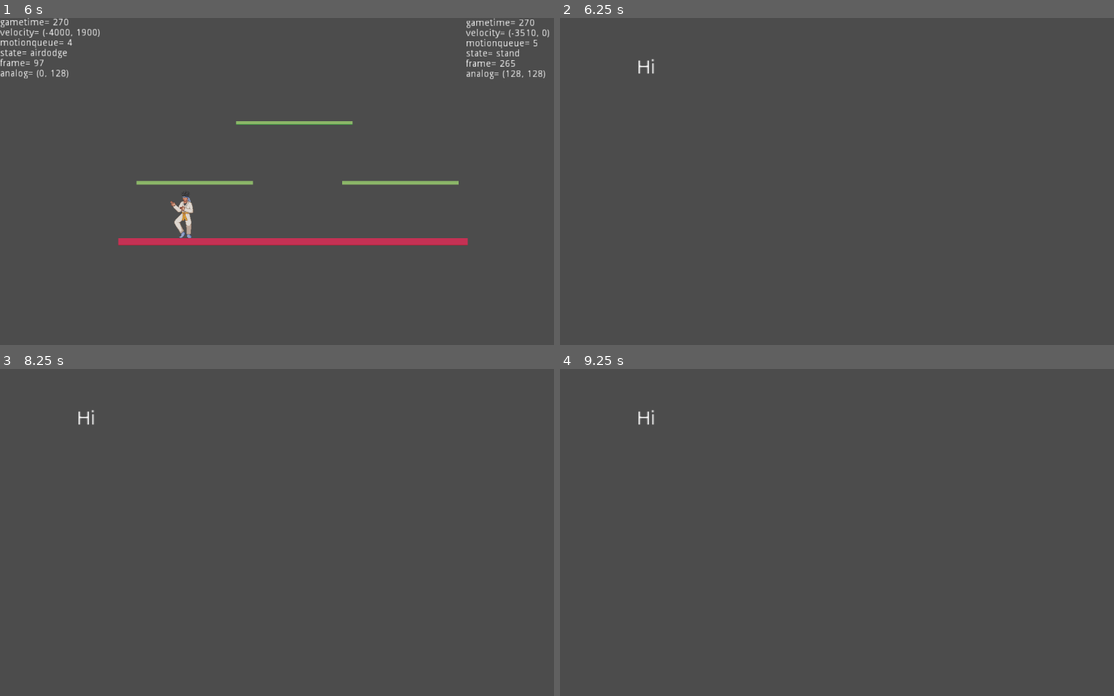
Above: before the commit, frames 1-4 (two rows, left to right).
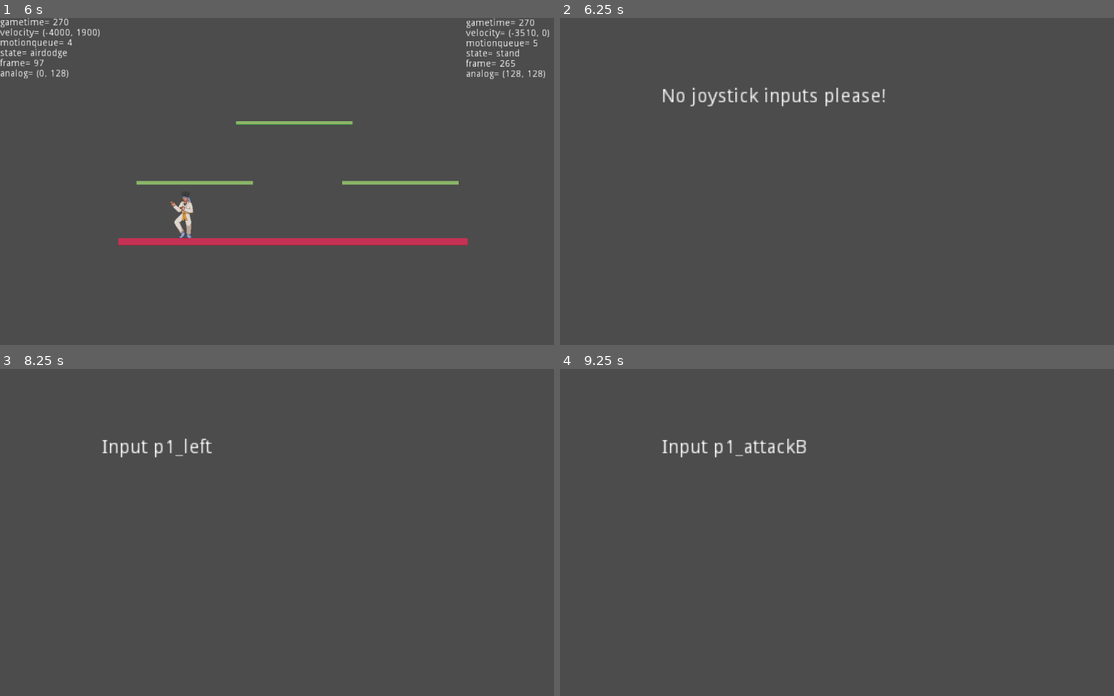
Above: after the commit, the same moments.

Repository: crescentsoru/black_light
Game: Godot game, scene res://Base/Stage/Stage.tscn
The game is run twice, just before and just after one commit, with the same random seed, the same clock (stepped at 60 frames per second) and the same inputs.
Inputs (mouse positions are in pixels of both pictures, inside the frame that each line leads up to):
- Up to frame 1 (6 s): tap Enter (p1_pause) at 0.5, 2 s; move the mouse to (421, 165) at 0.52 s; hold Right (p1_right) 0.53-2.03 s; tap 1 (d_a) at 0.6, 5.3, 5.85 s; click (421, 165) at 0.67 s; tap D (p1_jump) at 0.77, 1.07, 1.52, 1.82, 3.02, 3.32, 3.77, 4.07, 4.52, 4.55, 4.82, 5.1 s; tap 2 (d_b) at 0.8, 1.35 s; tap Space at 1.25 s; move the mouse to (177, 197) at 1.27 s; click (177, 197) at 1.42 s; tap A (p1_attackA) at 1.55, 2.1 s; move the mouse to (349, 109) at 2.02 s; hold Left (p1_left) 2.03-2.78 s; click (349, 109) at 2.17 s; tap S (p1_attackB) at 2.3, 2.85 s; move the mouse to (260, 246) at 2.77 s; hold Right (p1_right) 2.78-4.28 s; click (260, 246) at 2.92 s; tap V (p1_attackC) at 3.05, 3.6 s; move the mouse to (465, 230) at 3.52 s; click (465, 230) at 3.67 s; tap F (p1_dodge) at 3.8, 4.35 s; move the mouse to (116, 132) at 4.27 s; hold Left (p1_left) 4.28-5.03 s; click (116, 132) at 4.42 s; move the mouse to (321, 181) at 5.02 s; hold Right (p1_right) 5.03-5.78 s; click (321, 181) at 5.17 s; move the mouse to (204, 99) at 5.77 s; hold Left (p1_left) from 5.78 s (still down); click (204, 99) at 5.92 s
- Up to frame 2 (6.25 s): keep holding Left (p1_left); tap D (p1_jump) at 6.02 s; tap 2 (d_b) at 6.05 s
- Up to frame 3 (8.25 s): tap D (p1_jump) at 6.32, 6.77, 7.07, 7.52, 7.82 s; tap Space at 6.5, 8 s; move the mouse to (421, 516) at 6.52 s; tap 2 (d_b) at 6.6 s; click (421, 516) at 6.67 s; tap A (p1_attackA) at 6.8 s; tap Enter (p1_pause) at 7.25 s; move the mouse to (177, 548) at 7.27 s; release Left (p1_left) at 7.28 s; hold Right (p1_right) from 7.28 s (still down); tap 9 (d_play) at 7.35 s; click (177, 548) at 7.42 s; tap S (p1_attackB) at 7.55 s; move the mouse to (349, 460) at 8.02 s; tap 8 (d_record) at 8.1 s; click (349, 460) at 8.17 s
- Up to frame 4 (9.25 s): keep holding Right (p1_right); tap V (p1_attackC) at 8.3 s; move the mouse to (820, 597) at 8.77 s; tap A (p1_attackA) at 8.85 s; click (820, 597) at 8.92 s; tap D (p1_jump) at 9.02 s; tap F (p1_dodge) at 9.05 s

Frame 1 is identical in both runs. In frame 2, 0.8% of the frame differs, in the area x 14-59%, y 12-28%; in frame 3, 0.4%; in frame 4, 0.5%.

Commit message:
input mapping fucked my wife

Diff:
--- a/Base/Player.gd
+++ b/Base/Player.gd
@@ -970,7 +970,6 @@
 	if frame > 0 and frame < 37:
 		movementmomentum2 = movementmomentum2 / 1.11111 #slows the airdodge down as it goes
 		velocity = movementmomentum2 + Vector2(0,movementmomentum1) #adds the accumulated gravity
-
 	if frame == 37: #destroy airdodge momentum since it's basically at 0 anyways, and stop using the movementmomentum vars
 		velocity.y = movementmomentum1
 		landinglag = airdodgelandlag
@@ -1127,7 +1126,7 @@
 		disable_platform()
 		if not is_on_floor(): state(AIR)
 
-	#inputheld(down) might be better?
+
 
 func char_state_handler(): #Replace this in character script to have character specific states
 	pass
--- a/Menus/Button_remap.gd
+++ b/Menus/Button_remap.gd
@@ -1,55 +1,125 @@
 extends Node2D
 
-var inputs = {
-	'p1_up' : [],
-	'p1_down' : [],
-	'p1_left' : [],
-	'p1_right' : [],
-	'p1_jump' : [],
-	'p1_attackA' : [],
-	'p1_attackB' : [],
-	'p1_attackC' : [],
-	'p1_attackD' : [],
-	'p1_attackE' : [],
-	'p1_attackF' : [],
-	'p1_dodge' : [],
-	'p1_grab' : [],
-	'p1_cstickdown' : [],
-	'p1_cstickup' : [],
-	'p1_cstickleft' : [],
-	'p1_cstickright' : [],
-	'p1_uptaunt' : [],
-	'p1_sidetaunt' : [],
-	'p1_downtaunt' : [],
-}
+var inputs = [
+	['p1_up', []],
+	['p1_down',[]],
+	['p1_left',[]],
+	['p1_right',[]],
+	['p1_jump',[]],
+	['p1_attackA',[]],
+	['p1_attackB',[]],
+	['p1_attackC',[]],
+	['p1_attackD',[]],
+	['p1_attackE',[]],
+	['p1_attackF',[]],
+	['p1_dodge',[]],
+	['p1_grab',[]],
+	['p1_cstickdown',[]],
+	['p1_cstickup',[]],
+	['p1_cstickleft',[]],
+	['p1_cstickright',[]],
+	['p1_uptaunt',[]],
+	['p1_sidetaunt',[]],
+	['p1_downtaunt',[]],
+	['end',[]]
+]
 var currentinput = 0
+var apeshit = []
 
-var configname = 'soru'
+
+var inputstage = 0 #0= first 60 frames, sus out apeshit joysticks. 1= taking inputs 2= inputs done
+var configname = 'gamer'
+
+
+func _ready():
+	set_process_unhandled_key_input(false) #what does this do?
+	global.gametime = 0
+	$guide.text = "No joystick inputs please!"
+
+
+func add_apeshit(devicenum): #Check if a joystick is going apeshit. If enough inputs from a device happen, that joystick will be ignored. Happens w my Switch Pro.
+	for x in apeshit: #Technically, this kind of check should be ran all the time, with forgiveness checks if the joystick hasn't been doing this for a while
+		if x[0] == devicenum: #and it's just a human going ham on a joystick. Unfortunately my brain is broken and I don't want to waste any more time on remaps
+			x[1] += 1
+			return
+	apeshit.append([devicenum,1]) #because of the return above this should only happen if no device was found in apeshit
+
+func ban_apeshit():
+	for x in apeshit:
+		if x[1] > 2:
+			print ("Banned device" + str(x[0]) + "!")
+			x[1] = -99
+
+func _input(event):
+
+	if inputstage == 0:
+		if event is InputEventJoypadMotion:
+			if event.axis_value >= 0.3 or event.axis_value <= -0.3:
+				add_apeshit(event.device)
+				print (event.axis_value)
 
 
 
 
-func _input(event):
-	# Note that you can use the _input callback instead, especially if
-	# you want to work with gamepads.
-	if event is InputEventJoypadMotion:
-
-		if event.axis_value >= 0.5 or event.axis_value <= -0.5: #prevents drifting from being registered as inputs
-			print ('fuck!'+ str(currentinput) + str(event) + "     " + str(event.axis_value))
-			remap_action_to(event)
-
-	currentinput += 1
+	if inputstage == 1:
+		if event is InputEventJoypadMotion:
+			for x in apeshit:
+				if event.device == x[0] and x[1] < 0:
+					return #don't do shit
+		#all the for loops that start like this make sure that the same input can't get repeated for different actions. Trust me it's NEEDED
+			if event.axis_value >= 0.5 or event.axis_value <= -0.5:  #prevents neutral position drifting standard in gamecube controllers to register as an input
+				write2inputs(event)
+		elif not (event is InputEventMouseMotion):
+			write2inputs(event)
+	#	print ('input is '+ str(currentinput) + str(event) + "     " + str(event.axis_value) + "   device= " + str(event.device) + "    frametime:" + str(global.gametime))
 
 
 
-func remap_action_to(event):
-	InputMap.action_add_event('p1_jump', event)
-	inputs['p1_jump'] = event
+
+func write2inputs(event):
+	if currentinput > 0: #This entire loop disallows inputs that have already been used. Trust me, it is necessary
+		for x in range(currentinput): #won't throw errors
+			if inputs[x][1] is InputEventJoypadMotion and event is InputEventJoypadMotion: #I don't know why I'm comparing both but it doesn't crash when I do
+				if inputs[x][1].axis == event.axis and inputs[x][1].axis_value*event.axis_value >= 0:
+					return
+			elif inputs[x][1] is InputEventJoypadButton and event is InputEventJoypadButton:
+				if inputs[x][1].button_index == event.button_index:
+					return
+			elif inputs[x][1] is InputEventKey and event is InputEventKey:
+				if inputs[x][1].scancode == event.scancode:
+					return
+			elif inputs[x][1] is InputEventMouseButton and event is InputEventMouseButton:
+				if inputs[x][1].button_index == event.button_index:
+					return
+			elif inputs[x][1] is InputEventMIDI and event is InputEventMIDI: #I don't give a fuck
+				if inputs[x][1].controller_value == event.controller_value: #not even going to bother testing if this works
+					return
+	inputs[currentinput][1] = event
+	currentinput +=1
 
 
-func _ready():
-	set_process_unhandled_key_input(false) #what does this do?
+func inputs2maps(): #writes the inputs into input maps
+	for x in inputs:
+		if x[0] != 'end':
+			InputMap.action_erase_events(x[0])
+			InputMap.action_add_event(x[0],x[1])
+		else:
+			return
+func _process(delta):
 
-func _process(delta):
+	if global.gametime == 120:
+		inputstage = 1
+		ban_apeshit()
+
+	if inputstage == 1 and currentinput <= len(inputs):
+		$guide.text = 'Input ' +  str(inputs[currentinput][0])
+		if inputs[currentinput][0] == 'end':
+			inputstage = 2
+			print (inputs)
+	if inputstage == 2:
+		$guide.text = 'Button mapping finished'
+		if Input.is_action_just_pressed("d_forward"):
+			inputs2maps()
 	if Input.is_action_just_pressed("d_a"):
+		global.gametime = 0
 		get_tree().change_scene("res://Base/Stage/Stage.tscn")
--- a/Menus/Button_remap.tscn
+++ b/Menus/Button_remap.tscn
@@ -5,11 +5,11 @@
 [node name="Button_remap" type="Node2D"]
 script = ExtResource( 1 )
 
-[node name="text" type="RichTextLabel" parent="."]
-margin_left = 168.754
-margin_top = 90.2652
-margin_right = 504.754
-margin_bottom = 269.265
+[node name="guide" type="RichTextLabel" parent="."]
+margin_left = 223.326
+margin_top = 153.045
+margin_right = 528.326
+margin_bottom = 319.045
 rect_scale = Vector2( 3, 3 )
 text = "Hi"
 __meta__ = {
--- a/project.godot
+++ b/project.godot
@@ -160,21 +160,25 @@
 p2_up={
 "deadzone": 0.0,
 "events": [ Object(InputEventJoypadMotion,"resource_local_to_scene":false,"resource_name":"","device":0,"axis":1,"axis_value":-1.0,"script":null)
+, Object(InputEventJoypadMotion,"resource_local_to_scene":false,"resource_name":"","device":0,"axis":3,"axis_value":-1.0,"script":null)
  ]
 }
 p2_down={
 "deadzone": 0.0,
 "events": [ Object(InputEventJoypadMotion,"resource_local_to_scene":false,"resource_name":"","device":0,"axis":1,"axis_value":1.0,"script":null)
+, Object(InputEventJoypadMotion,"resource_local_to_scene":false,"resource_name":"","device":0,"axis":3,"axis_value":1.0,"script":null)
  ]
 }
 p2_left={
 "deadzone": 0.0,
 "events": [ Object(InputEventJoypadMotion,"resource_local_to_scene":false,"resource_name":"","device":0,"axis":0,"axis_value":-1.0,"script":null)
+, Object(InputEventJoypadMotion,"resource_local_to_scene":false,"resource_name":"","device":0,"axis":2,"axis_value":-1.0,"script":null)
  ]
 }
 p2_right={
 "deadzone": 0.0,
 "events": [ Object(InputEventJoypadMotion,"resource_local_to_scene":false,"resource_name":"","device":0,"axis":0,"axis_value":1.0,"script":null)
+, Object(InputEventJoypadMotion,"resource_local_to_scene":false,"resource_name":"","device":0,"axis":2,"axis_value":1.0,"script":null)
  ]
 }
 p2_attackA={
